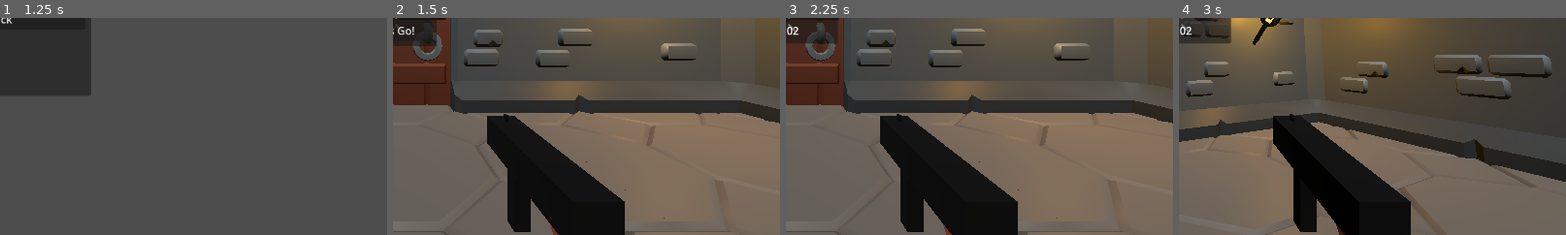
Above: before the commit, frames 1-4 (left to right).
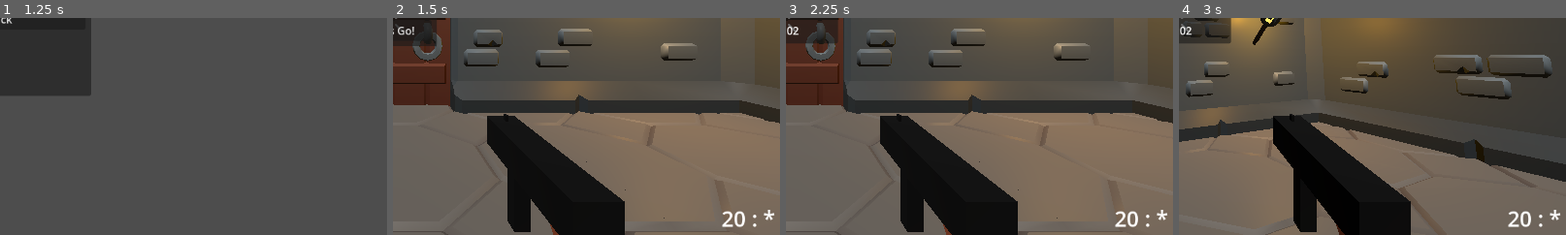
Above: after the commit, the same moments.

Repository: jonathaneeckhout/helpmegetout
Game: Godot game, scene res://scenes/main/main.tscn
Two runs of this game, one before a commit and one after it. Both use one fixed random seed, a clock stepped at 60 frames per second and the inputs below.
Inputs (mouse positions are % of the whole screen's width and height, from its top left):
- Up to frame 1 (1.25 s): click "Singleplayer" at 0.5 s
- Up to frame 2 (1.5 s): click "Cellar" at 1.25 s
- Up to frame 3 (2.25 s): click "Let's Go!" at 2 s
- Up to frame 4 (3 s): tap Enter at 2.75 s; move the mouse to (55, 50) at 2.77 s; hold W (move_up) from 2.78 s (still down); click (55, 50) at 2.85 s
The pictures show only the part of the screen within x 50-100%, y 49-99%; the shares and areas given below are measured in that part.

Frame 1 is identical in both runs. In frame 2, 0.3% of the frame differs, in the area x 84-99%, y 88-97%; in frame 3, 0.3%; in frame 4, 0.3%.

Commit message:
add gun reloading

Diff:
--- a/classes/gun.gd
+++ b/classes/gun.gd
@@ -4,11 +4,18 @@
 @export var damage: float = 0.0
 @export var one_shot: bool = true
 @export var fire_rate: float = 0.10
+@export var infinite_magazine: bool = false
+@export var magazine_size: int = 20
+@export var reload_time: float = 2.0
 
 
 func fire() -> void:
 	pass
 
 
+func reload() -> void:
+	pass
+
+
 func get_damage() -> float:
 	return damage
--- a/components/player/shoot_component/shoot_component.gd
+++ b/components/player/shoot_component/shoot_component.gd
@@ -1,5 +1,9 @@
 class_name ShootComponent
 extends Component
+
+signal fired
+signal reloading
+signal reloaded
 
 ## The gun used for shooting
 @export var gun: Gun = null
@@ -7,11 +11,18 @@
 @export var hit_scan_raycast: RayCast3D = null
 ## Key for shooting
 @export var shoot_key: String = "shoot"
+## Key for reloading
+@export var reload_key: String = "reload"
 
 var _shoot_key_pressed: bool = false
+var _reload_key_pressed: bool = false
+
 var _shoot_delay_timer: Timer = null
+var _reload_delay_timer: Timer = null
 
 @onready var _health_component: HealthComponent = $"../HealthComponent"
+
+var _bullets: int = 0
 
 
 func _ready():
@@ -23,26 +34,76 @@
 	_shoot_delay_timer.autostart = false
 	add_child(_shoot_delay_timer)
 
+	_reload_delay_timer = Timer.new()
+	_reload_delay_timer.name = "ReloadDelayTimer"
+	_reload_delay_timer.one_shot = true
+	_reload_delay_timer.autostart = false
+	_reload_delay_timer.timeout.connect(_on_reload_timer_timeout)
+	add_child(_reload_delay_timer)
+
+	if gun:
+		_bullets = gun.magazine_size
+
 
 func _input(event):
 	if event.is_action_pressed(shoot_key):
 		_shoot_key_pressed = true
 	elif event.is_action_released(shoot_key):
 		_shoot_key_pressed = false
+	elif event.is_action_pressed(reload_key):
+		_reload_key_pressed = true
 
 
 func _physics_process(_delta):
-	if _shoot_key_pressed and not _health_component.is_dead:
+	if _health_component.is_dead:
+		return
+
+	if _shoot_key_pressed:
 		if gun != null:
-			gun.fire()
+			_shoot()
 
-			_shoot()
+	if _reload_key_pressed:
+		_reload()
+		_reload_key_pressed = false
+
+
+func get_bullets() -> int:
+	return _bullets
+
+
+func _reload() -> bool:
+	if gun == null:
+		return false
+
+	# Signal used for reloading animation
+	reloading.emit()
+
+	gun.reload()
+
+	_reload_delay_timer.start(gun.reload_time)
+
+	return true
 
 
 func _shoot():
 	# Wait until delay is done before firing again
 	if not _shoot_delay_timer.is_stopped():
 		return
+
+	# Can't shoot while reloading
+	if not _reload_delay_timer.is_stopped():
+		return
+
+	# Check if there are enough bullets in the magazine
+	if _bullets <= 0:
+		return false
+
+	# Use one bullet
+	_bullets -= 1
+
+	fired.emit()
+
+	gun.fire()
 
 	_shoot_delay_timer.start(gun.fire_rate)
 
@@ -69,3 +130,8 @@
 
 	if not health_component.is_dead:
 		health_component.take_damage(damage)
+
+
+func _on_reload_timer_timeout():
+	_bullets = gun.magazine_size
+	reloaded.emit()
--- a/project.godot
+++ b/project.godot
@@ -62,6 +62,11 @@
 "events": [Object(InputEventMouseButton,"resource_local_to_scene":false,"resource_name":"","device":-1,"window_id":0,"a …(253 unchanged characters)…
 ]
 }
+reload={
+"deadzone": 0.5,
+"events": [Object(InputEventKey,"resource_local_to_scene":false,"resource_name":"","device":-1,"window_id":0,"alt_pressed":false,"shift_pressed":false,"ctrl_pressed":false,"meta_pressed":false,"pressed":false,"keycode":0,"physical_keycode":82,"key_label":0,"unicode":114,"echo":false,"script":null)
+]
+}
 
 [layer_names]
 
--- a/scenes/guns/rifle/rifle.gd
+++ b/scenes/guns/rifle/rifle.gd
@@ -5,4 +5,10 @@
 
 
 func fire() -> void:
+	_animation_player.stop()
 	_animation_player.play("Fire")
+
+
+func reload() -> void:
+	_animation_player.stop()
+	_animation_player.play("Reload")
--- a/scenes/guns/rifle/rifle.tscn
+++ b/scenes/guns/rifle/rifle.tscn
@@ -43,9 +43,50 @@
 "values": [Vector3(0, 0, 0), Vector3(0.261799, 0, 0), Vector3(0, 0, 0)]
 }
 
+[sub_resource type="Animation" id="Animation_oudor"]
+resource_name = "Reload"
+length = 2.0
+tracks/0/type = "value"
+tracks/0/imported = false
+tracks/0/enabled = true
+tracks/0/path = NodePath("Visuals:rotation")
+tracks/0/interp = 1
+tracks/0/loop_wrap = true
+tracks/0/keys = {
+"times": PackedFloat32Array(0, 0.5, 1.5, 2),
+"transitions": PackedFloat32Array(1, 1, 1, 1),
+"update": 0,
+"values": [Vector3(0, 0, 0), Vector3(1.5708, 0, 0), Vector3(-0.261799, 0, 0), Vector3(0, 0, 0)]
+}
+tracks/1/type = "value"
+tracks/1/imported = false
+tracks/1/enabled = true
+tracks/1/path = NodePath("Visuals/Magazine:position")
+tracks/1/interp = 1
+tracks/1/loop_wrap = true
+tracks/1/keys = {
+"times": PackedFloat32Array(0, 0.5, 1.5),
+"transitions": PackedFloat32Array(1, 1, 1),
+"update": 0,
+"values": [Vector3(0, -0.1, -0.3), Vector3(0, -0.6, -0.3), Vector3(0, -0.1, -0.3)]
+}
+tracks/2/type = "value"
+tracks/2/imported = false
+tracks/2/enabled = true
+tracks/2/path = NodePath("Visuals/Magazine:visible")
+tracks/2/interp = 1
+tracks/2/loop_wrap = true
+tracks/2/keys = {
+"times": PackedFloat32Array(0, 0.6, 1),
+"transitions": PackedFloat32Array(1, 1, 1),
+"update": 1,
+"values": [true, false, true]
+}
+
 [sub_resource type="AnimationLibrary" id="AnimationLibrary_sgbct"]
 _data = {
-"Fire": SubResource("Animation_1p6uw")
+"Fire": SubResource("Animation_1p6uw"),
+"Reload": SubResource("Animation_oudor")
 }
 
 [node name="Rifle" type="Node3D"]
@@ -55,22 +96,22 @@
 
 [node name="Visuals" type="Node3D" parent="."]
 
-[node name="MeshInstance3D" type="MeshInstance3D" parent="Visuals"]
+[node name="Barrel" type="MeshInstance3D" parent="Visuals"]
 transform = Transform3D(1, 0, 0, 0, 1, 0, 0, 0, 1, 0, 0, -0.2)
 mesh = SubResource("BoxMesh_mx0v1")
 surface_material_override/0 = SubResource("StandardMaterial3D_u6ou1")
 
-[node name="MeshInstance3D2" type="MeshInstance3D" parent="Visuals"]
+[node name="Handle" type="MeshInstance3D" parent="Visuals"]
 transform = Transform3D(1, 0, 0, 0, 0.707107, 0.707107, 0, -0.707107, 0.707107, 0, -0.0896566, 0)
 mesh = SubResource("BoxMesh_tilje")
 surface_material_override/0 = SubResource("StandardMaterial3D_1xr4b")
 
-[node name="MeshInstance3D4" type="MeshInstance3D" parent="Visuals"]
+[node name="Magazine" type="MeshInstance3D" parent="Visuals"]
 transform = Transform3D(1, 0, 0, 0, 1, 0, 0, 0, 1, 0, -0.1, -0.3)
 mesh = SubResource("BoxMesh_5b831")
 surface_material_override/0 = SubResource("StandardMaterial3D_7ymoy")
 
-[node name="MeshInstance3D3" type="MeshInstance3D" parent="Visuals"]
+[node name="Vizor" type="MeshInstance3D" parent="Visuals"]
 transform = Transform3D(1, 0, 0, 0, 1, 0, 0, 0, 1, 0, 0.06, -0.4)
 mesh = SubResource("BoxMesh_8wcau")
 surface_material_override/0 = SubResource("StandardMaterial3D_f4eup")
--- a/scenes/main/main.gd
+++ b/scenes/main/main.gd
@@ -12,7 +12,7 @@
 func _load_map(map_name: String):
 	var map_scene: PackedScene = load("res://scenes/maps/%s/%s.tscn" % [map_name, map_name])
 	var map: Map = map_scene.instantiate()
-	map.name = "map_name"
+	map.name = map_name
 	_maps.add_child(map)
 
 	Game.load_map(map)
--- a/scenes/player/player.tscn
+++ b/scenes/player/player.tscn
@@ -14,6 +14,7 @@
 [ext_resource type="PackedScene" uid="uid://d4kfshnaoajgu" path="res://scenes/ui/progress_bar/progress_bar.tscn" id="10_1r4me"]
 [ext_resource type="PackedScene" uid="uid://u0nm3k7omjhv" path="res://scenes/ui/ready_check_panel/ready_check_panel.tscn" id="11_64o2p"]
 [ext_resource type="PackedScene" uid="uid://bpb1e0apuapcw" path="res://scenes/ui/countdown_panel/countdown_panel.tscn" id="13_bxlm8"]
+[ext_resource type="PackedScene" uid="uid://qqendvb4arsm" path="res://scenes/ui/ammo_meter/ammo_meter.tscn" id="13_tiykc"]
 [ext_resource type="PackedScene" uid="uid://cn13vg5y0la0d" path="res://scenes/ui/respawn_timer_panel/respawn_timer_panel.tscn" id="15_ymtdb"]
 [ext_resource type="PackedScene" uid="uid://b6rsuhdx8vk1d" path="res://scenes/ui/finish_panel/finish_panel.tscn" id="16_np5i6"]
 
@@ -126,6 +127,25 @@
 [node name="ProgressBar" parent="UI/TopMiddleMarginContainer" instance=ExtResource("10_1r4me")]
 layout_mode = 2
 
+[node name="BottomRightMarginContainer" type="MarginContainer" parent="UI"]
+anchors_preset = 3
+anchor_left = 1.0
+anchor_top = 1.0
+anchor_right = 1.0
+anchor_bottom = 1.0
+offset_left = -40.0
+offset_top = -40.0
+grow_horizontal = 0
+grow_vertical = 0
+theme_override_constants/margin_left = 8
+theme_override_constants/margin_top = 8
+theme_override_constants/margin_right = 8
+theme_override_constants/margin_bottom = 8
+
+[node name="AmmoMeter" parent="UI/BottomRightMarginContainer" node_paths=PackedStringArray("shoot_component") instance=ExtResource("13_tiykc")]
+layout_mode = 2
+shoot_component = NodePath("../../../ComponentList/ShootComponent")
+
 [node name="ReadyCheckPanel" parent="UI" node_paths=PackedStringArray("game_component") instance=ExtResource("11_64o2p")]
 game_component = NodePath("../../ComponentList/GameComponent")
 
--- /dev/null
+++ b/scenes/ui/ammo_meter/ammo_meter.gd
@@ -0,0 +1,23 @@
+extends VBoxContainer
+
+@export var shoot_component: ShootComponent = null
+
+
+func _ready():
+	shoot_component.fired.connect(_on_fired)
+	shoot_component.reloaded.connect(_on_reloaded)
+
+	_set_ammo()
+
+
+func _set_ammo():
+	var bullets: int = shoot_component.get_bullets()
+	%Bullets.text = "%d : *" % [bullets]
+
+
+func _on_fired():
+	_set_ammo()
+
+
+func _on_reloaded():
+	_set_ammo()
--- /dev/null
+++ b/scenes/ui/ammo_meter/ammo_meter.tscn
@@ -0,0 +1,13 @@
+[gd_scene load_steps=2 format=3 uid="uid://qqendvb4arsm"]
+
+[ext_resource type="Script" path="res://scenes/ui/ammo_meter/ammo_meter.gd" id="1_j6kxv"]
+
+[node name="AmmoMeter" type="VBoxContainer"]
+script = ExtResource("1_j6kxv")
+
+[node name="Bullets" type="Label" parent="."]
+unique_name_in_owner = true
+layout_mode = 2
+theme_override_font_sizes/font_size = 32
+text = "* / *"
+horizontal_alignment = 1
Not shown: 1 places in scenes/guns/rifle/rifle.tscn that only renumber resources
Not shown: 1 places in scenes/player/player.tscn that only renumber resources
